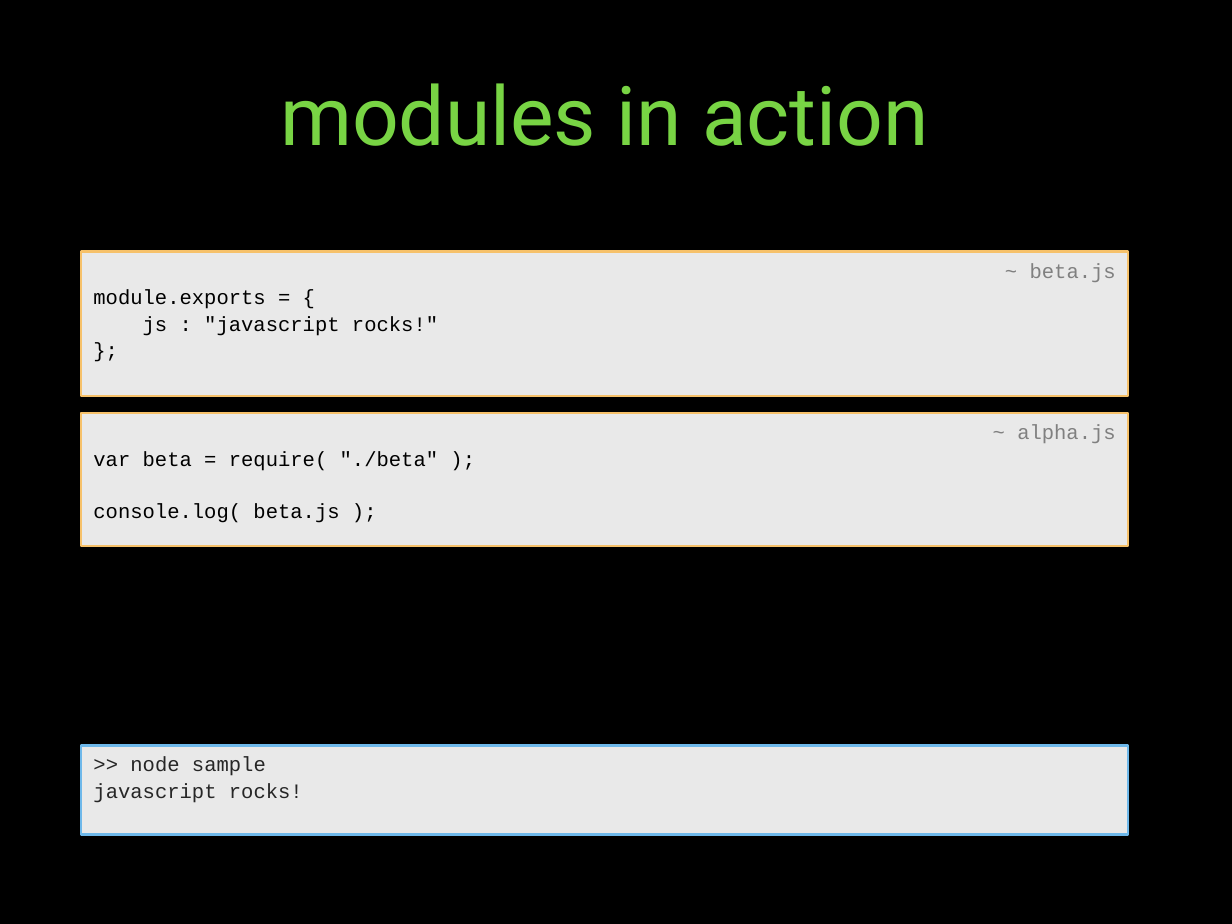
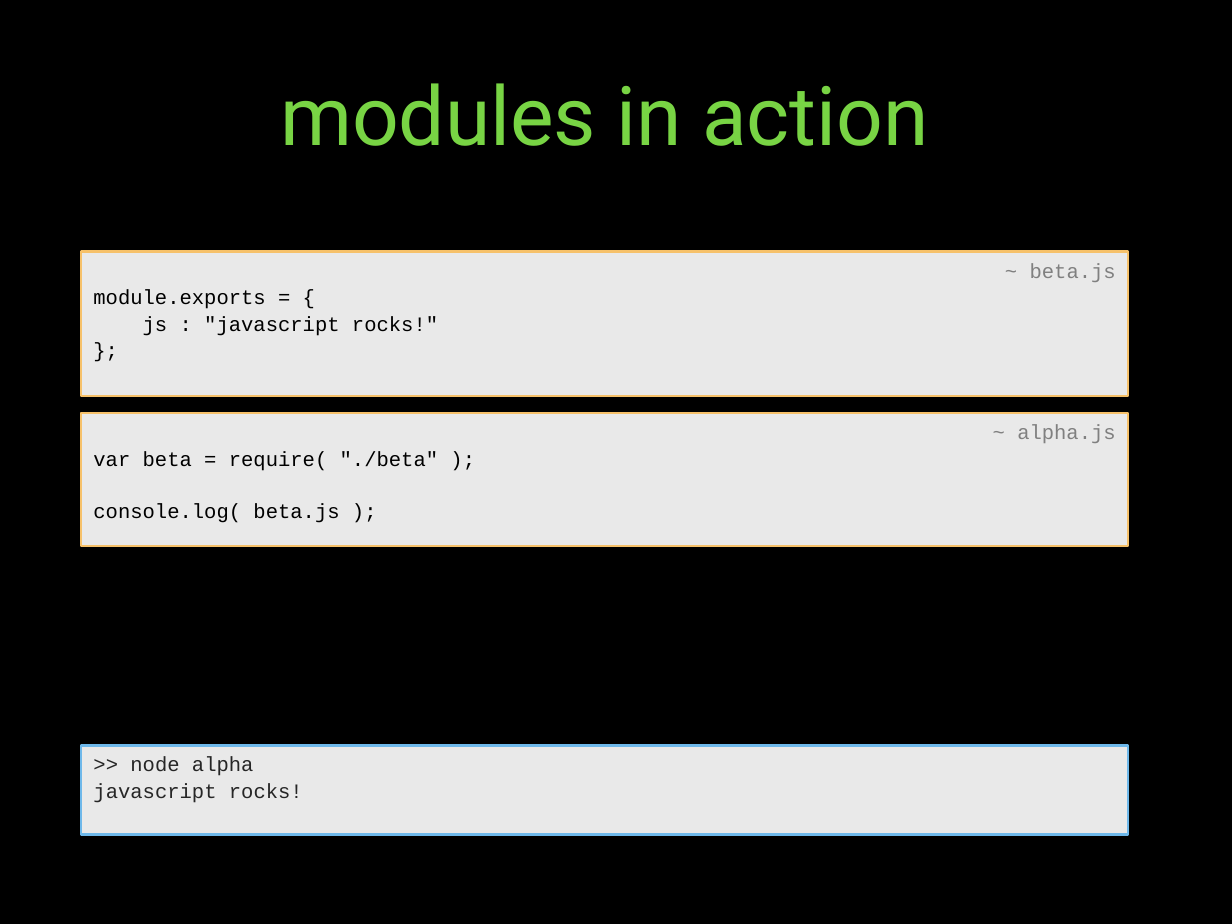
Before and after one commit to jeremyrambo/node-brownbag, a slide deck: slide 18 of nodejs/nodejs-introduction.pptx (slide 15 before the commit). Drawn at 1232x924 pixels with LibreOffice and Linux fonts; fonts in the diff are those of the drawing; background and template pictures are left out. Boxes give left, top, right and bottom in pixels: in the first picture for what was removed or moved away, otherwise in the second. Text is boxed around its words. In the diff, an @@ line names an element or a change of style, - is before the commit and + after.

Commit message:
Updated various typos in presentation.

```diff
--- a/nodejs/nodejs-introduction.pptx
+++ b/nodejs/nodejs-introduction.pptx
@@ text in rectangle at [130, 757, 254, 776]: text changed @@
->> node sample
+>> node alpha
```
Also in this commit, not shown: 6 other slides changed.
